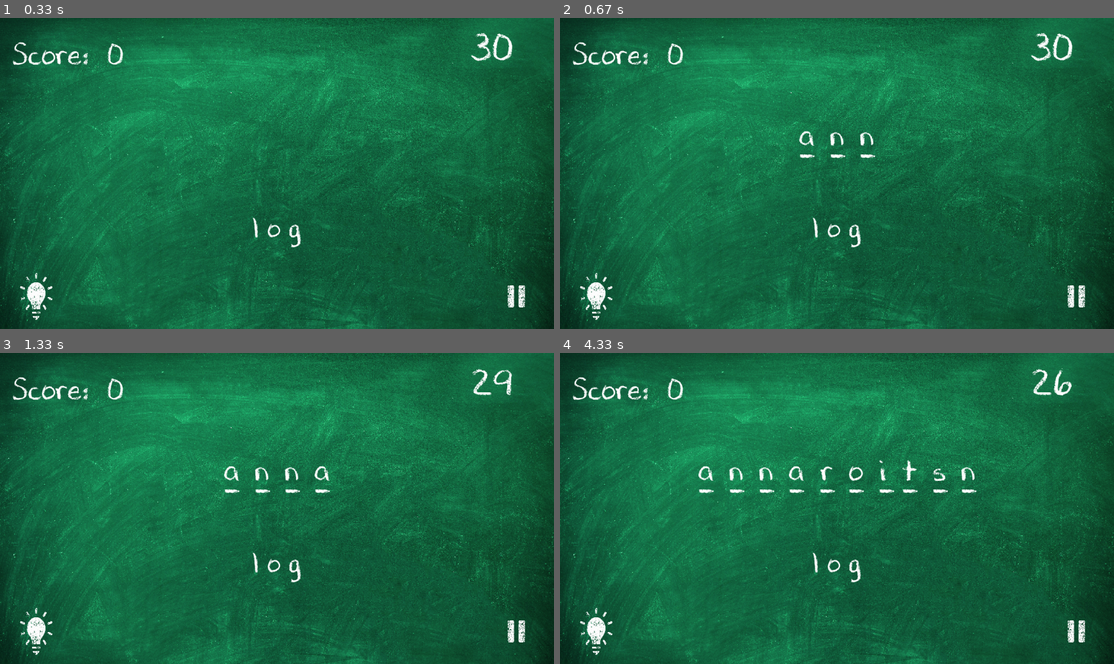
Above: before the commit, frames 1-4 (two rows, left to right).
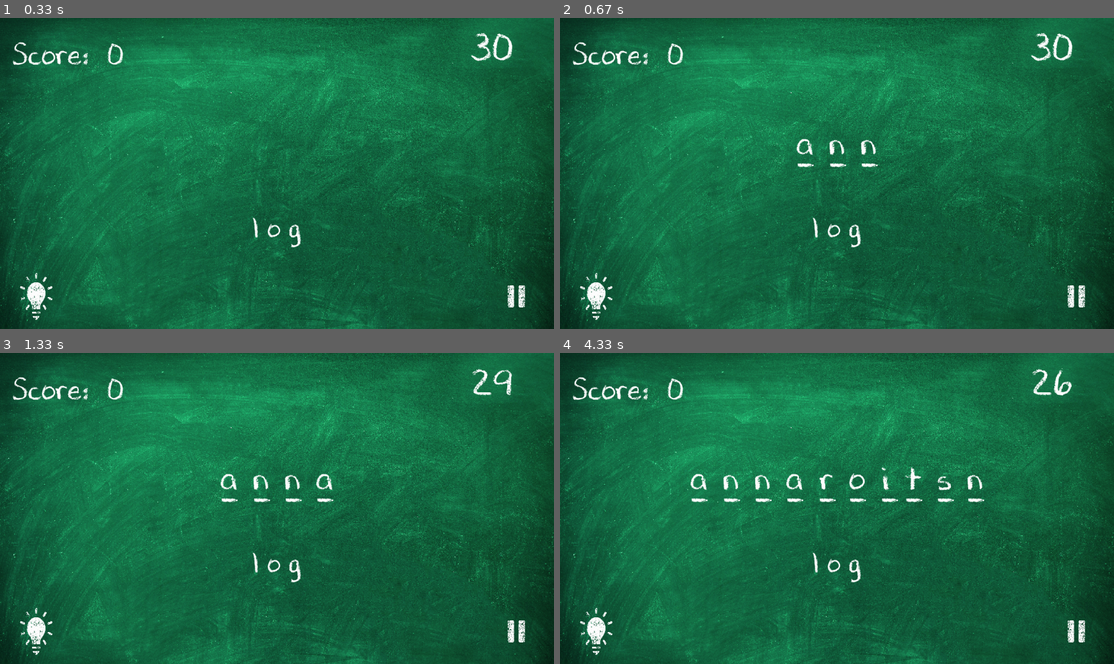
Above: after the commit, the same moments.

Repository: Sid-Cipher/Word-Scramble-Pygame
Game: pygame game, started from main.py
Same seed, same stepped clock (60 frames per second), same inputs: the game is played once before the commit and once after it.
Inputs:
- Up to frame 1 (0.33 s): no input
- Up to frame 2 (0.67 s): type "ann" at 0.33 s
- Up to frame 3 (1.33 s): tap Enter at 0.67, 1.02 s; type "a" at 0.88 s
- Up to frame 4 (4.33 s): type "r" at 1.43 s; tap Enter every 0.55 s from 1.57 to 4.32 s; type "o" at 1.98 s; type "i" at 2.53 s; type "t" at 3.08 s; type "s" at 3.63 s; type "n" at 4.18 s

Frame 1 is identical in both runs. In frame 2, 0.5% of the frame differs, in the area x 42-58%, y 36-49%; in frame 3, 0.7%; in frame 4, 1.7%, in the area x 23-77%, y 34-49%.

Commit message:
Commited Nineteenth Set of progress

Diff:
--- a/main.py
+++ b/main.py
@@ -50,7 +50,7 @@
 scaled_background = pygame.transform.scale(background, (1280, 720))
 
 #Loading the custom font (#Been here for future references) (Delete during final product demo)
-font_size = 72
+font_size = 80
 try:
     font = pygame.font.Font("DJB Chalk It Up.ttf", font_size)
 except FileNotFoundError:
@@ -284,12 +284,13 @@
     # Screen width (assuming a window of 1280, modify as per your screen width)
     screen_width = 1280
     x_pos = 147
-    y_pos = 226
+    y_pos = 240
     spacing_scrambled = 36  # Adjust this value to control space between words
 
     x_pos_un = 376
     y_pos_un = 445
     spacing_unscrambled = 18  # Adjust this value to control space between words
+
 
 
     # Function to calculate the total width of the text
